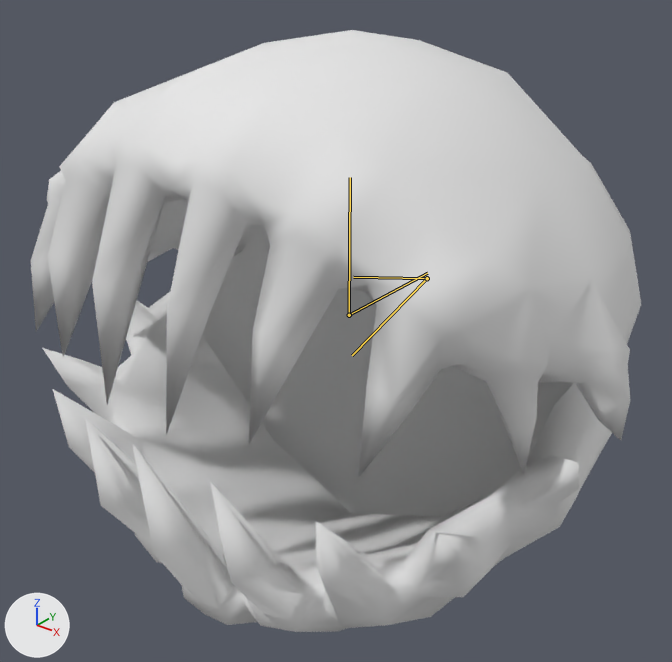
The glTF model Project/area/1 sand oasis/boss/data/model/FlyingEye.gltf as it was, and as the next commit left it.
The view is the same before and after, from a 50 mm lens placed at (4.03, -5.2, 3.05), pointed at (-0.03, -0.12, -0.1). The lights are fixed; the arrows at lower left show +X, +Y and +Z. The bones that bend it are drawn over the model as lines.

Names of what the first picture shows: 'FlyingEyeMesh'.
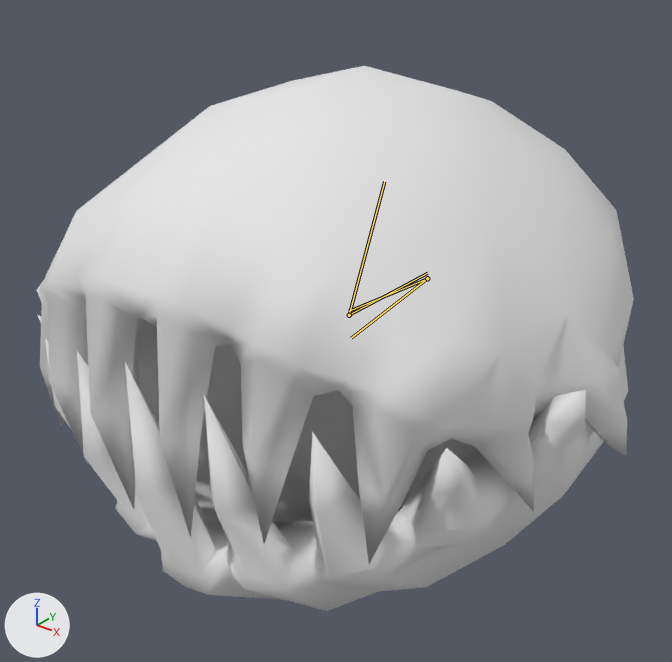
The newer file adds an action. The first version stands in its rest pose; the second is drawn at frame 2 of the action 'eye-damage'.

The change, as a list of edits to the scene's bpy script:
```text
Change bone_root:
    where bone_root = bpy.data.objects['FlyingEyeRoot'].pose.bones['root']
    bone_root.rotation_quaternion: (1.0, 0.0, 0.0, 0.0) -> (0.999, 0.0, -0.038, 0.0)  # degrees (0, 0, 0) -> degrees (0, -4, 0)
Change bone_jaw_top:
    where bone_jaw_top = bpy.data.objects['FlyingEyeRoot'].pose.bones['jaw_top']  # child of 'root'
    bone_jaw_top.rotation_quaternion: (1.0, 0.0, 0.0, 0.0) -> (0.992, 0.125, 0.0, 0.0)  # degrees (0, 0, 0) -> degrees (14, 0, 0)
Change bone_jaw_bottom:
    where bone_jaw_bottom = bpy.data.objects['FlyingEyeRoot'].pose.bones['jaw_bottom']  # child of 'root'
    bone_jaw_bottom.rotation_quaternion: (1.0, 0.0, 0.0, 0.0) -> (0.997, -0.082, 0.0, 0.0)  # degrees (0, 0, 0) -> degrees (-9, 0, 0)
```

Where the change shows, as pixel boxes [x1, y1, x2, y2] in the pictures (672 x 662 px):
'FlyingEyeMesh', posed (9% shorter): before [31, 30, 641, 632]; after [37, 66, 634, 611]
bone 'jaw_top', root to tip: before (427, 278) to (353, 277); after (427, 278) to (349, 311)
bone 'jaw_bottom', root to tip: before (427, 278) to (352, 355); after (427, 278) to (351, 338)
